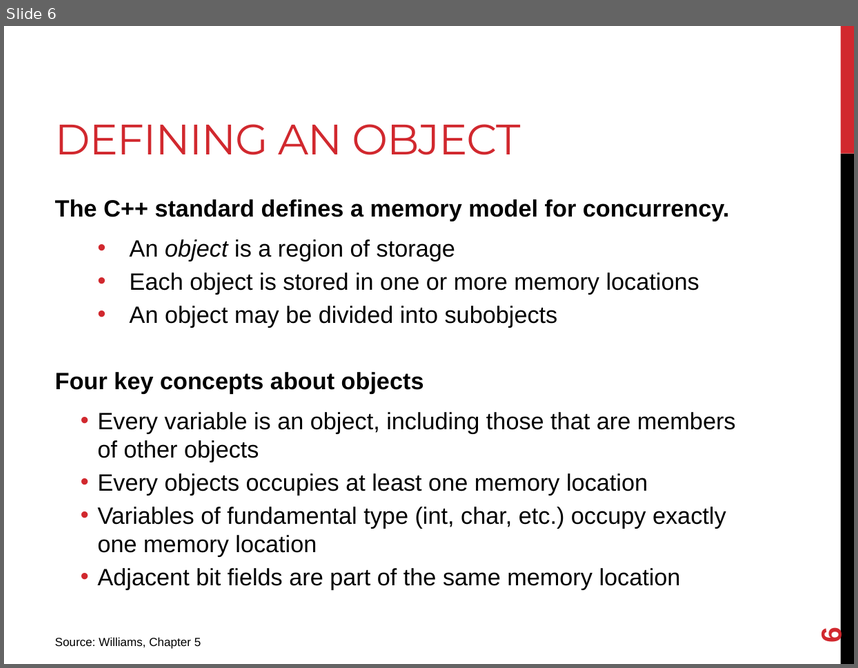
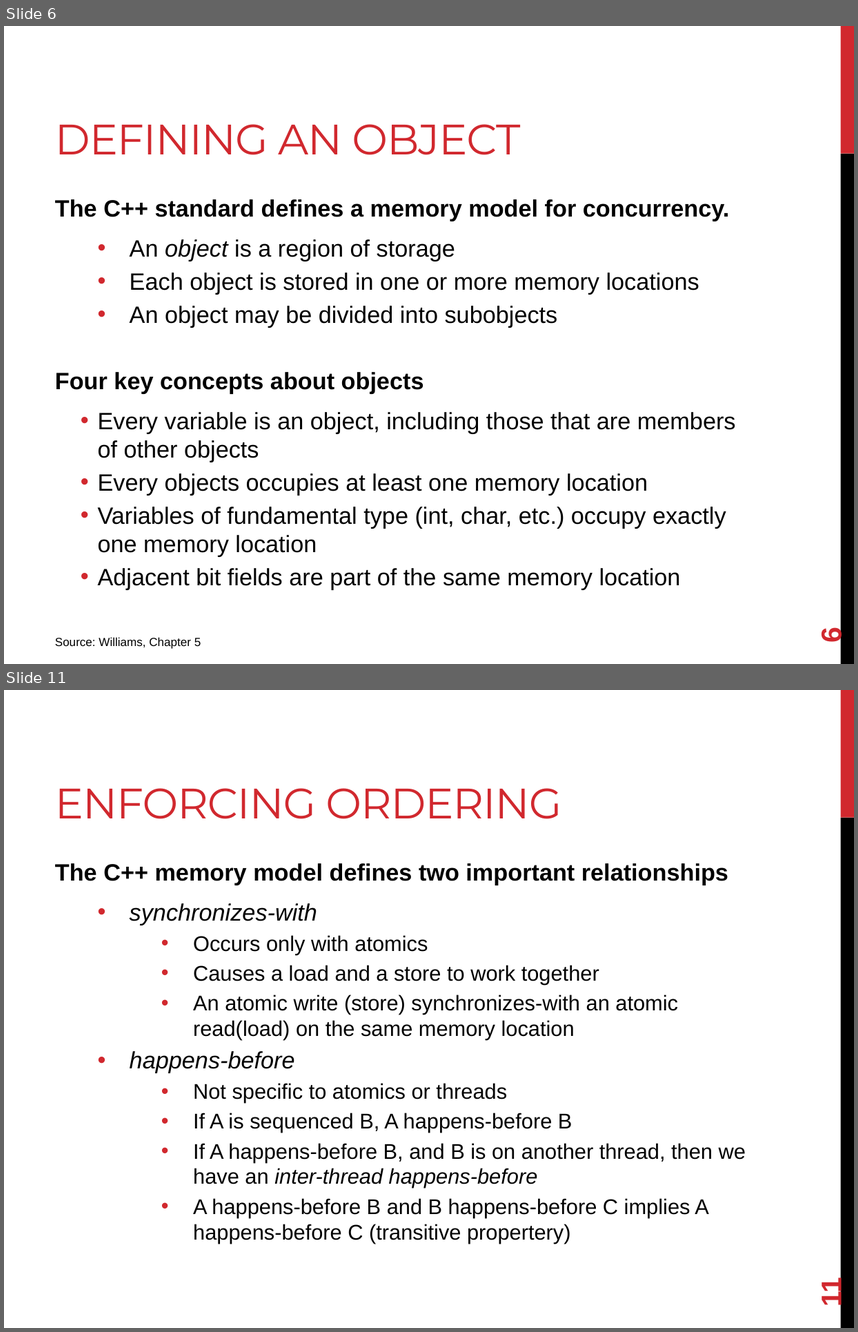
Before and after one commit to joshpeterson/DevelopingConcurrentSoftware, a slide deck: Lectures/Atomics/Atomics.pptx. Shown one above the other, each under a label of ours: slide 6 before the commit, slides 6 and 11 after it; the slides between them are not shown. The pictures are 858x668 and 858x1332 pixels, drawn with LibreOffice and Linux fonts; fonts in the diff are those of the drawing. Boxes give left, top, right and bottom in pixels: in the first picture for what was removed or moved away, otherwise in the second. Text is boxed around its words. In the diff, an @@ line names an element or a change of style, - is before the commit and + after.

```diff
--- a/Lectures/Atomics/Atomics.pptx
+++ b/Lectures/Atomics/Atomics.pptx
@@ slide 11 added at (4, 690, 854, 1328), background #FFFFFF; not listed: 2 template elements that a slide beside it also shows @@
@@ title added at (55, 788, 562, 819), 36 pt, text #D1282E @@
+ENFORCING ORDERING
@@ text added at (55, 863, 746, 1243), 18 pt, text #000000 @@
+The C++ memory model defines two important relationships
+  • synchronizes-with
+    • Occurs only with atomics
+    • Causes a load and a store to work together
+    • An atomic write (store) synchronizes-with an atomic read(load) on the same memory location
+  • happens-before
+    • Not specific to atomics or threads
+    • If A is sequenced B, A happens-before B
+    • If A happens-before B, and B is on another thread, then we have an inter-thread happens-before
+    • A happens-before B and B happens-before C implies A happens-before C (transitive propertery)
@@ page number added at (815, 1280, 847, 1306), 24 pt, text #D1282E, bold @@
+11
```
Also in this commit, not shown: 3 slides changed, 3 other slides added, 4 other files.
